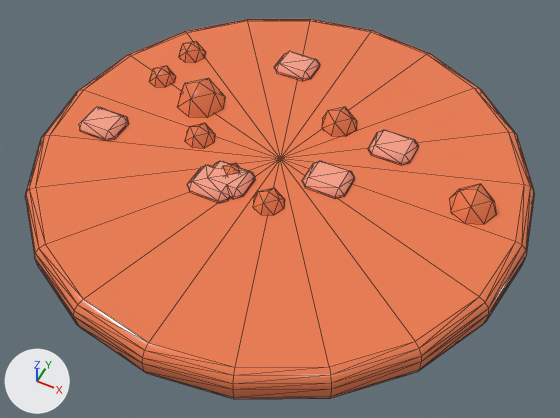
One commit to the glTF model kr_soup_tomato.glb: the scene before it, then after it.
Before and after are seen from a 50 mm lens placed at (0.195, -0.39, 0.459), pointed at (0.012, -0.024, 0.001). The axes (+X, +Y, +Z) are drawn at lower left. The lights are the same throughout. The older version comes first. Mesh edges are drawn as thin lines. Vertices at exactly the same position are counted once.

Objects in the first picture: 'vc_m0_r2', 'vc_m0_r4'.
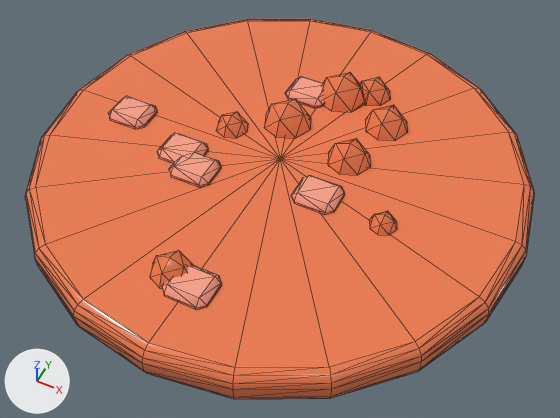
Changed parts and their boxes [x1, y1, x2, y2] in the pictures (560 x 418 px; the box of a moved part takes in the faces that stretch with it):
'vc_m0_r4', reshaped (30% narrower, 54% taller): before [79, 51, 418, 203]; after [108, 76, 345, 310]
part 1 of me_vc_m0_r2, moved or reshaped: before [449, 184, 496, 224]; after [365, 105, 407, 141]
part 2 of me_vc_m0_r2, moved or reshaped: before [322, 107, 357, 136]; after [328, 138, 370, 175]
part 3 of me_vc_m0_r2, moved or reshaped: before [185, 123, 215, 148]; after [217, 112, 248, 138]
part 4 of me_vc_m0_r2, moved or reshaped: before [223, 163, 240, 175]; after [369, 211, 397, 235]
part 5 of me_vc_m0_r2, moved or reshaped: before [177, 78, 225, 117]; after [264, 98, 311, 138]
part 6 of me_vc_m0_r2, added (orange): after [322, 72, 390, 112]
part 7 of me_vc_m0_r2, deleted (orange): before [149, 66, 176, 87]
part 8 of me_vc_m0_r2, deleted (orange): before [179, 41, 205, 62]
part 9 of me_vc_m0_r2, moved or reshaped: before [253, 188, 285, 215]; after [150, 250, 193, 288]
part 10 of me_vc_m0_r4, moved or reshaped: before [302, 161, 355, 199]; after [162, 264, 222, 310]
part 11 of me_vc_m0_r4, moved or reshaped: before [274, 51, 320, 81]; after [285, 76, 324, 108]
part 12 of me_vc_m0_r4, moved or reshaped: before [368, 130, 418, 165]; after [291, 175, 345, 214]
part 13 of me_vc_m0_r4, moved or reshaped: before [79, 107, 129, 141]; after [108, 96, 157, 129]
part 14 of me_vc_m0_r4, added (beige): after [157, 133, 221, 187]
part 15 of me_vc_m0_r4, deleted (beige): before [187, 161, 255, 203]

Diff of the bpy script that builds the scene:
```diff
--- a/kr_soup_tomato.glb.py
+++ b/kr_soup_tomato.glb.py
@@ me_vc_m0_r2 @@
-me_vc_m0_r2.from_pydata(...)  # 306 vertices, 576 faces; spans x -0.198..0.198, y -0.198..0.198, z 0.0..0.051
+me_vc_m0_r2.from_pydata(...)  # 316 vertices, 600 faces; spans x -0.198..0.198, y -0.198..0.198, z 0.0..0.051
+# me_vc_m0_r2 part 1: the loose piece of 18 vertices spanning x 0.132..0.168, y 0.001..0.037, z 0.012..0.048 is moved by (-0.09, 0.054, 0.0)
+# me_vc_m0_r2 part 2: the loose piece of 18 vertices spanning x 0.01..0.041, y 0.042..0.073, z 0.015..0.045 is scaled about its middle by 1.17, then moved by (0.023, -0.035, 0.0)
+# me_vc_m0_r2 part 3: the loose piece of 18 vertices spanning x -0.081..-0.056, y -0.02..0.005, z 0.017..0.043 is moved by (0.017, 0.022, 0.0)
+# me_vc_m0_r2 part 4: the loose piece of 18 vertices spanning x -0.036..-0.015, y -0.044..-0.023, z 0.02..0.04 is moved by (0.123, 0.006, 0.0)
+# me_vc_m0_r2 part 5: the loose piece of 18 vertices spanning x -0.111..-0.069, y 0.011..0.052, z 0.009..0.051 is moved by (0.076, 0.01, 0.0)
+# me_vc_m0_r2 part 6: a new loose piece of 46 vertices spanning x -0.008..0.051, y 0.07..0.121, z 0.009..0.051, in mat_vc_m0_r2
+# me_vc_m0_r2 part 7: the loose piece of 18 vertices spanning x -0.147..-0.124, y 0.031..0.055, z 0.018..0.042 is deleted
+# me_vc_m0_r2 part 8: the loose piece of 18 vertices spanning x -0.143..-0.118, y 0.072..0.097, z 0.018..0.042 is deleted
+# me_vc_m0_r2 part 9
+# 17 vertices are removed from x 0.001..0.026, y -0.058..-0.034, z 0.018..0.042
+# 32 faces are deleted
+# 1 vertex moves from x 0.022, y -0.055, z 0.03 to x -0.017, y -0.121, z 0.041
+# 17 vertices are added at x -0.033..-0.001, y -0.148..-0.117, z 0.014..0.046
+# 32 new faces join them
 me_vc_m0_r2.materials.append(mat_vc_m0_r2)
@@ me_vc_m0_r4 @@
-me_vc_m0_r4.from_pydata(...)  # 142 vertices, 264 faces; spans x -0.164..0.093, y -0.063..0.125, z 0.025..0.037
+me_vc_m0_r4.from_pydata(...)  # 142 vertices, 264 faces; spans x -0.151..0.061, y -0.152..0.097, z 0.025..0.037
+# me_vc_m0_r4 part 10: the loose piece of 24 vertices spanning x 0.026..0.061, y -0.02..0.01, z 0.025..0.037 is moved by (-0.042, -0.133, 0.0)
+# me_vc_m0_r4 part 11: the loose piece of 24 vertices spanning x -0.055..-0.02, y 0.095..0.125, z 0.025..0.037 is moved by (0.024, -0.028, 0.0)
+# me_vc_m0_r4 part 12: the loose piece of 24 vertices spanning x 0.058..0.093, y 0.036..0.066, z 0.025..0.037 is moved by (-0.032, -0.073, 0.0)
+# me_vc_m0_r4 part 13: the loose piece of 24 vertices spanning x -0.164..-0.129, y -0.044..-0.014, z 0.025..0.037 is moved by (0.014, 0.022, 0.0)
+# me_vc_m0_r4 part 14: a new loose piece of 46 vertices spanning x -0.09..-0.036, y -0.055..-0.012, z 0.025..0.037, in mat_vc_m0_r4
+# me_vc_m0_r4 part 15: the loose piece of 46 vertices spanning x -0.05..-0.007, y -0.063..-0.024, z 0.025..0.037 is deleted
 me_vc_m0_r4.materials.append(mat_vc_m0_r4)
```
